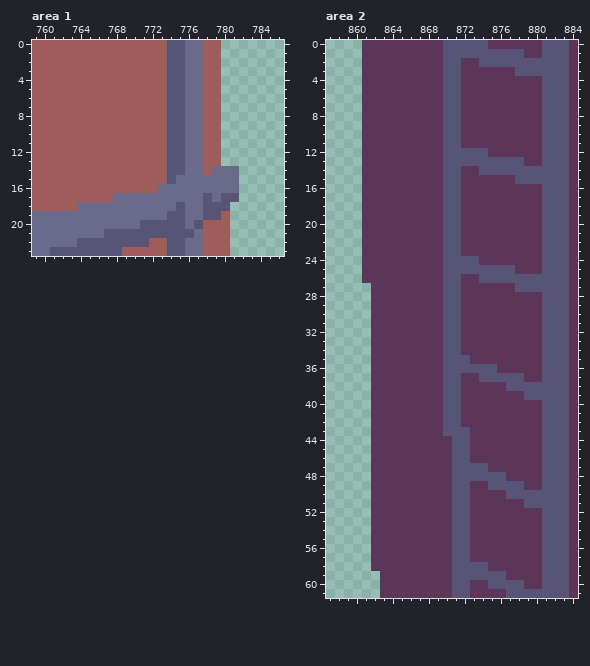
Two versions of one pixel-art file, res/src/aseprite/stage/stage1-1.aseprite. The picture above was drawn from the file before the commit.
2822x246 pixels, 1 frame. Colours within 5 levels of each other are drawn and written as one. Shown: area 1: x 759..786, y 0..23; area 2: x 857..884, y 0..61.
And afterwards:
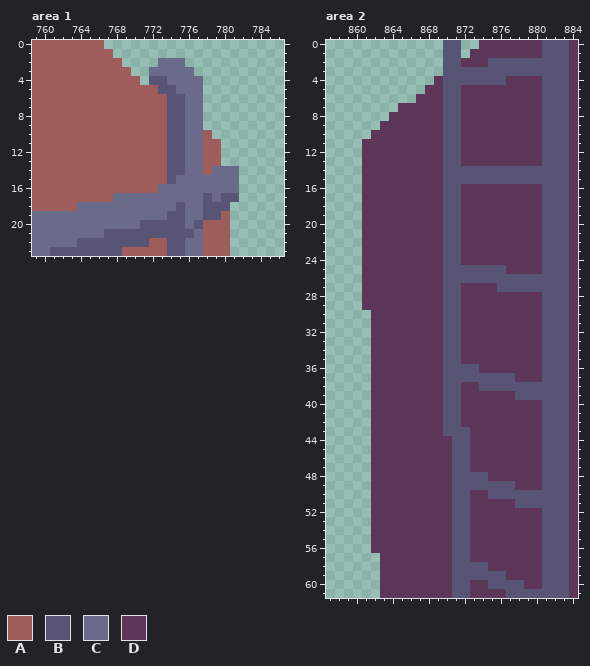
Palette (. is transparent): A #9e5c5b  B #575475  C #6a6a8b  D #5c3659
Diff:
--- area 1, layers "Building 2/Pipes", "Building 2/Structure"
@@ x 765..781 @@
- 0 AAAAAAAAABBCCAA..
- 1 AAAAAAAAABBCCAA..
- 2 AAAAAAAAABBCCAA..
- 3 AAAAAAAAABBCCAA..
- 4 AAAAAAAAABBCCAA..
- 5 AAAAAAAAABBCCAA..
- 6 AAAAAAAAABBCCAA..
- 7 AAAAAAAAABBCCAA..
- 8 AAAAAAAAABBCCAA..
- 9 AAAAAAAAABBCCAA..
-10 AAAAAAAAABBCCAA..
+ 0 AA...............
+ 1 AAA..............
+ 2 AAAA....CCC......
+ 3 AAAAA..CCCCC.....
+ 4 AAAAAA.BBCCCC....
+ 5 AAAAAAAABBCCC....
+ 6 AAAAAAAAABBCC....
+ 7 AAAAAAAAABBCC....
+ 8 AAAAAAAAABBCC....
+ 9 AAAAAAAAABBCC....
+10 AAAAAAAAABBCCA...
 11 AAAAAAAAABBCCAA..
--- area 2, layers "Building 3/Ladder", "Building 3/Structure"
@@ x 857..884 @@
- 0 ....DDDDDDDDDBBBBBDDDDDDBBBD
- 1 ....DDDDDDDDDBBBBBBBBBDDBBBD
- 2 ....DDDDDDDDDBBDDBBBBBBBBBBD
- 3 ....DDDDDDDDDBBDDDDDDBBBBBBD
- 4 ....DDDDDDDDDBBDDDDDDDDDBBBD
- 5 ....DDDDDDDDDBBDDDDDDDDDBBBD
- 6 ....DDDDDDDDDBBDDDDDDDDDBBBD
- 7 ....DDDDDDDDDBBDDDDDDDDDBBBD
- 8 ....DDDDDDDDDBBDDDDDDDDDBBBD
- 9 ....DDDDDDDDDBBDDDDDDDDDBBBD
-10 ....DDDDDDDDDBBDDDDDDDDDBBBD
+ 0 .............BB..DDDDDDDBBBD
+ 1 .............BB.DDDDDDDDBBBD
+ 2 .............BBDDDBBBBBBBBBD
+ 3 .............BBBBBBBBBBBBBBD
+ 4 ............DBBBBBBBDDDDBBBD
+ 5 ...........DDBBDDDDDDDDDBBBD
+ 6 ..........DDDBBDDDDDDDDDBBBD
+ 7 ........DDDDDBBDDDDDDDDDBBBD
+ 8 .......DDDDDDBBDDDDDDDDDBBBD
+ 9 ......DDDDDDDBBDDDDDDDDDBBBD
+10 .....DDDDDDDDBBDDDDDDDDDBBBD
 11 ....DDDDDDDDDBBDDDDDDDDDBBBD
-12 ....DDDDDDDDDBBBBBDDDDDDBBBD
-13 ....DDDDDDDDDBBBBBBBBBDDBBBD
-14 ....DDDDDDDDDBBDDBBBBBBBBBBD
-15 ....DDDDDDDDDBBDDDDDDBBBBBBD
+12 ....DDDDDDDDDBBDDDDDDDDDBBBD
+13 ....DDDDDDDDDBBDDDDDDDDDBBBD
+14 ....DDDDDDDDDBBBBBBBBBBBBBBD
+15 ....DDDDDDDDDBBBBBBBBBBBBBBD
 16 ....DDDDDDDDDBBDDDDDDDDDBBBD
@@ x 857..884 @@
 23 ....DDDDDDDDDBBDDDDDDDDDBBBD
-24 ....DDDDDDDDDBBBBDDDDDDDBBBD
-25 ....DDDDDDDDDBBBBBBBBDDDBBBD
-26 ....DDDDDDDDDBBDDBBBBBBBBBBD
-27 .....DDDDDDDDBBDDDDDDBBBBBBD
-28 .....DDDDDDDDBBDDDDDDDDDBBBD
-29 .....DDDDDDDDBBDDDDDDDDDBBBD
+24 ....DDDDDDDDDBBDDDDDDDDDBBBD
+25 ....DDDDDDDDDBBBBBBBDDDDBBBD
+26 ....DDDDDDDDDBBBBBBBBBBBBBBD
+27 ....DDDDDDDDDBBDDDDBBBBBBBBD
+28 ....DDDDDDDDDBBDDDDDDDDDBBBD
+29 ....DDDDDDDDDBBDDDDDDDDDBBBD
 30 .....DDDDDDDDBBDDDDDDDDDBBBD
@@ x 870..880 @@
 34 BBDDDDDDDDD
-35 BBBDDDDDDDD
-36 BBBBBBDDDDD
-37 BBDDBBBBBDD
-38 BBDDDDDBBBB
-39 BBDDDDDDDBB
+35 BBDDDDDDDDD
+36 BBBBDDDDDDD
+37 BBBBBBBBDDD
+38 BBDDBBBBBBB
+39 BBDDDDDDBBB
 40 BBDDDDDDDDD
@@ x 871..880 @@
 46 BBDDDDDDDD
-47 BBBBDDDDDD
-48 BBBBBBDDDD
-49 BBDDBBBBDD
-50 BBDDDDBBBB
-51 BBDDDDDDBB
+47 BBDDDDDDDD
+48 BBBBDDDDDD
+49 BBBBBBBDDD
+50 BBDDBBBBBB
+51 BBDDDDDBBB
 52 BBDDDDDDDD
@@ x 860..864 @@
 56 ..DDD
-57 ..DDD
-58 ..DDD
+57 ...DD
+58 ...DD
 59 ...DD
